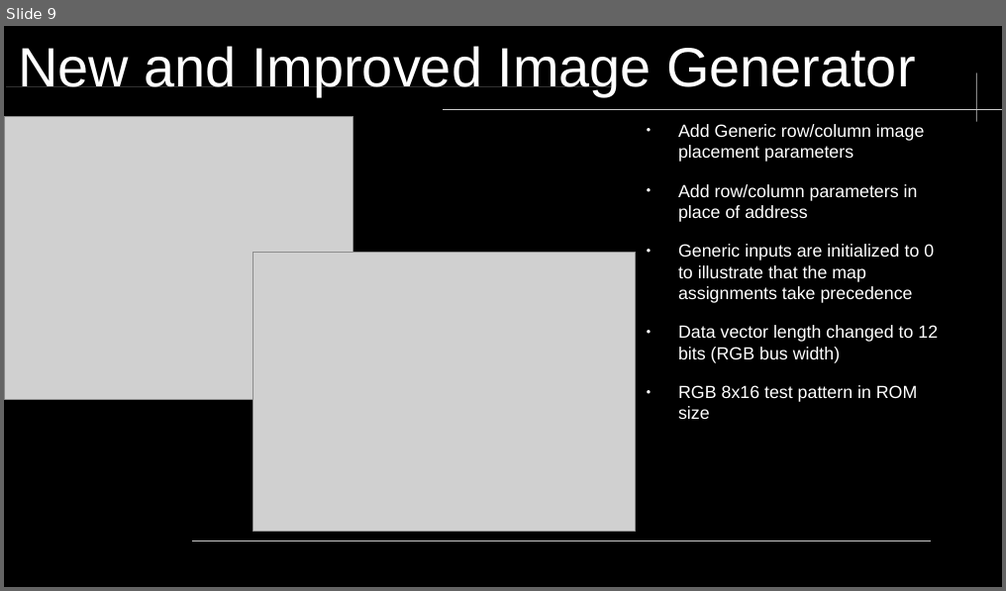
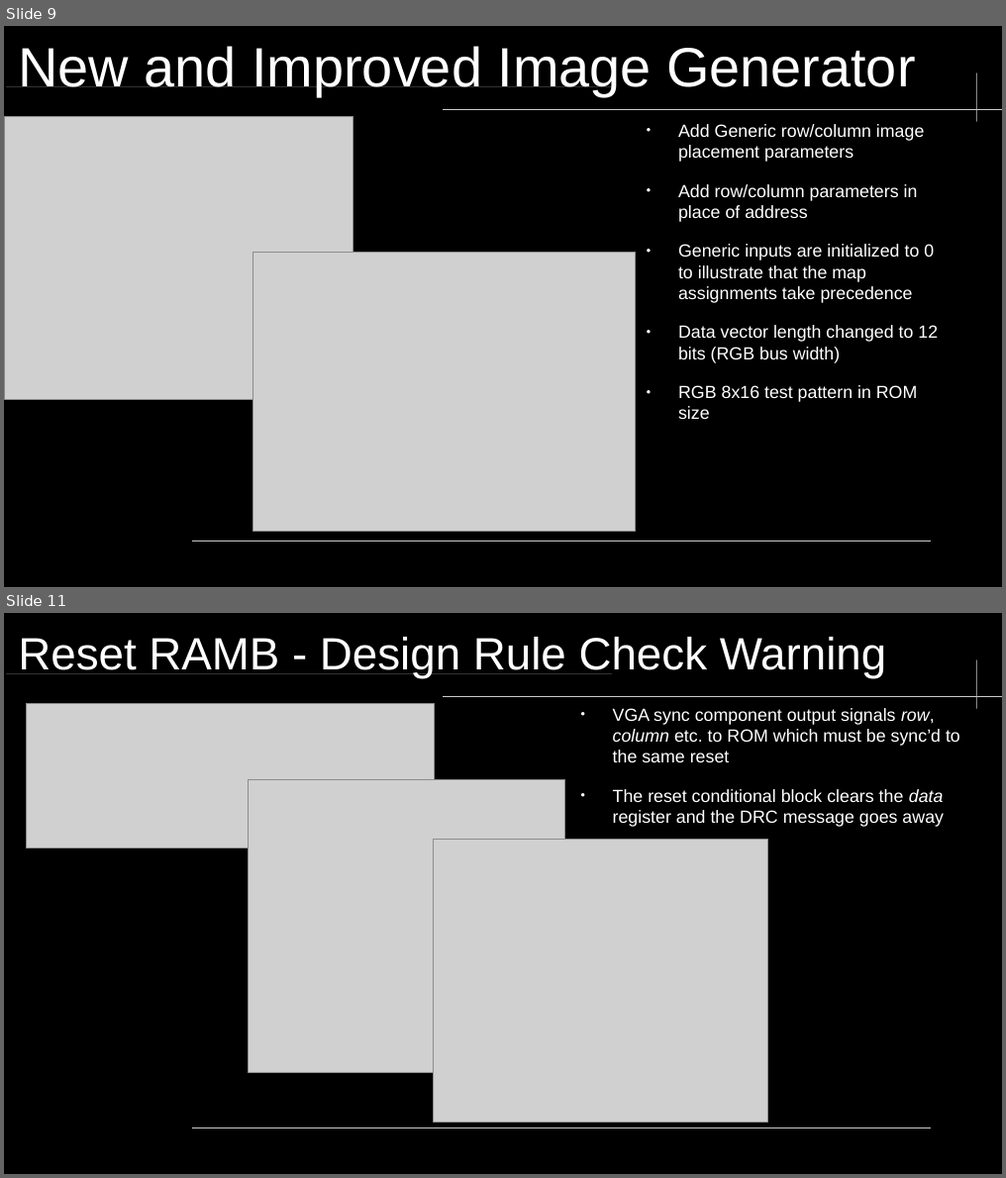
Before and after one commit to neiderm/retro_comp_fpga, a slide deck: docs/soc_t80_vga_mux.odp. Shown one above the other, each under a label of ours: slide 9 before the commit, slides 9 and 11 after it; the slides between them are not shown. The pictures are 1006x591 and 1006x1178 pixels, drawn with LibreOffice and Linux fonts; fonts in the diff are those of the drawing; grey boxes stand for pictures; background and template pictures are left out. Boxes give left, top, right and bottom in pixels: in the first picture for what was removed or moved away, otherwise in the second. Text is boxed around its words. In the diff, an @@ line names an element or a change of style, - is before the commit and + after.

Commit message:
Reset the RAMB to fix async control check DRC warning.

```diff
--- a/docs/soc_t80_vga_mux.odp
+++ b/docs/soc_t80_vga_mux.odp
@@ slide 11 added at (4, 613, 1002, 1174), background #000000; not listed: 4 template elements that a slide beside it also shows @@
@@ title added at (18, 637, 887, 679), 36 pt, text #FFFFFF @@
+Reset RAMB - Design Rule Check Warning
@@ picture added at (26, 703, 434, 849) @@
@@ text added at (613, 708, 960, 827), 14 pt, text #FFFFFF @@
+● VGA sync component output signals row, column etc. to ROM which must be sync’d to the same reset
+● The reset conditional block clears the data register and the DRC message goes away
@@ picture added at (249, 780, 565, 1074) @@
@@ picture added at (434, 840, 768, 1122) @@
```
Also in this commit, not shown: 1 slide changed, 3 other files.
